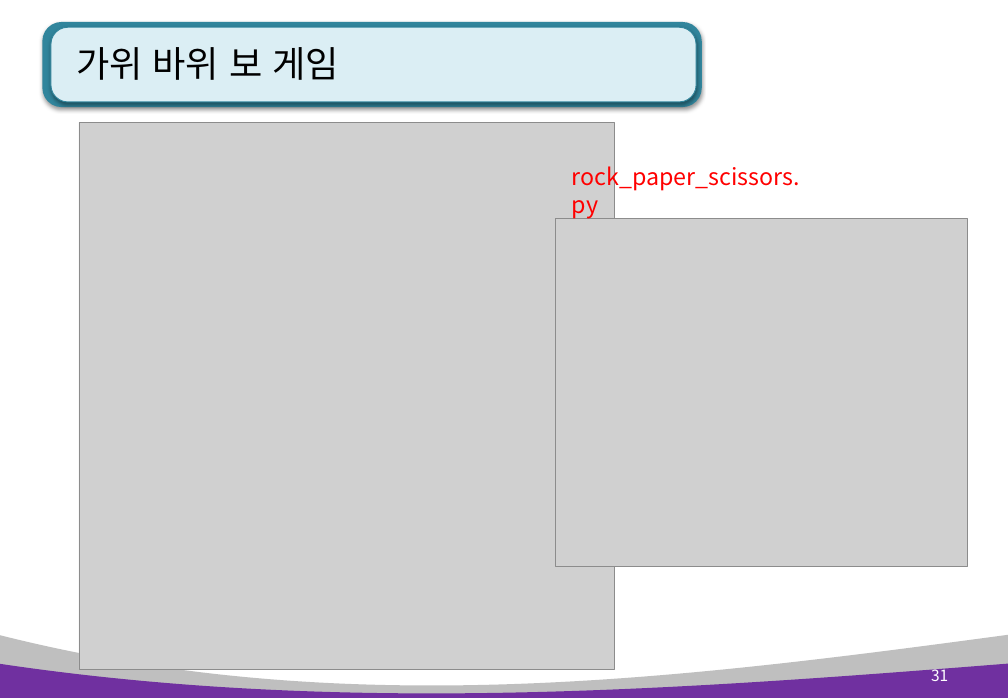
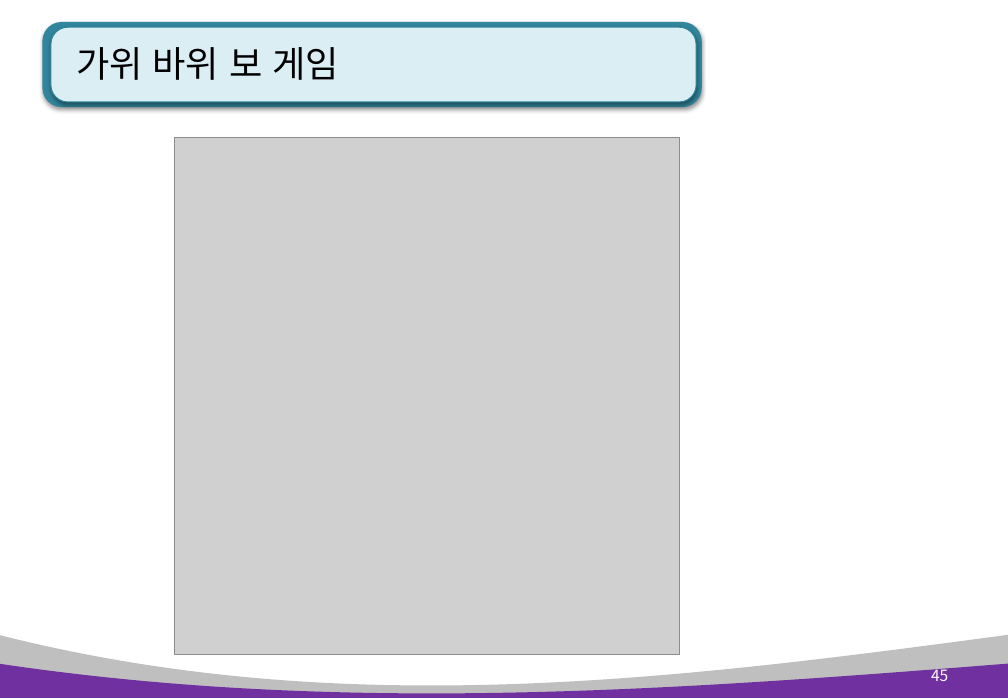
Before and after one commit to pshho/ngreen_project, a slide deck: slide 45 of pyWorks/자료/python_ppt/Python 6장. 모듈 .pptx (slide 31 before the commit). Drawn at 1008x698 pixels with LibreOffice and Linux fonts; fonts in the diff are those of the drawing; grey boxes stand for pictures. Boxes give left, top, right and bottom in pixels: in the first picture for what was removed or moved away, otherwise in the second. Text is boxed around its words. In the diff, an @@ line names an element or a change of style, - is before the commit and + after.

```diff
--- a/pyWorks/자료/python_ppt/Python 6장. 모듈 .pptx
+++ b/pyWorks/자료/python_ppt/Python 6장. 모듈 .pptx
@@ picture: place and size @@
-picture at (79,123,614,670)
+picture at (174,138,679,654)
@@ text removed at (572,161,800,219) @@
-rock_paper_scissors.py
@@ picture removed at (556,219,968,566) @@
@@ page number at (931,666,948,681): text changed @@
-31
+45
```
Also in this commit, not shown: 1 other slide changed, 2 slides added, 36 other files.
